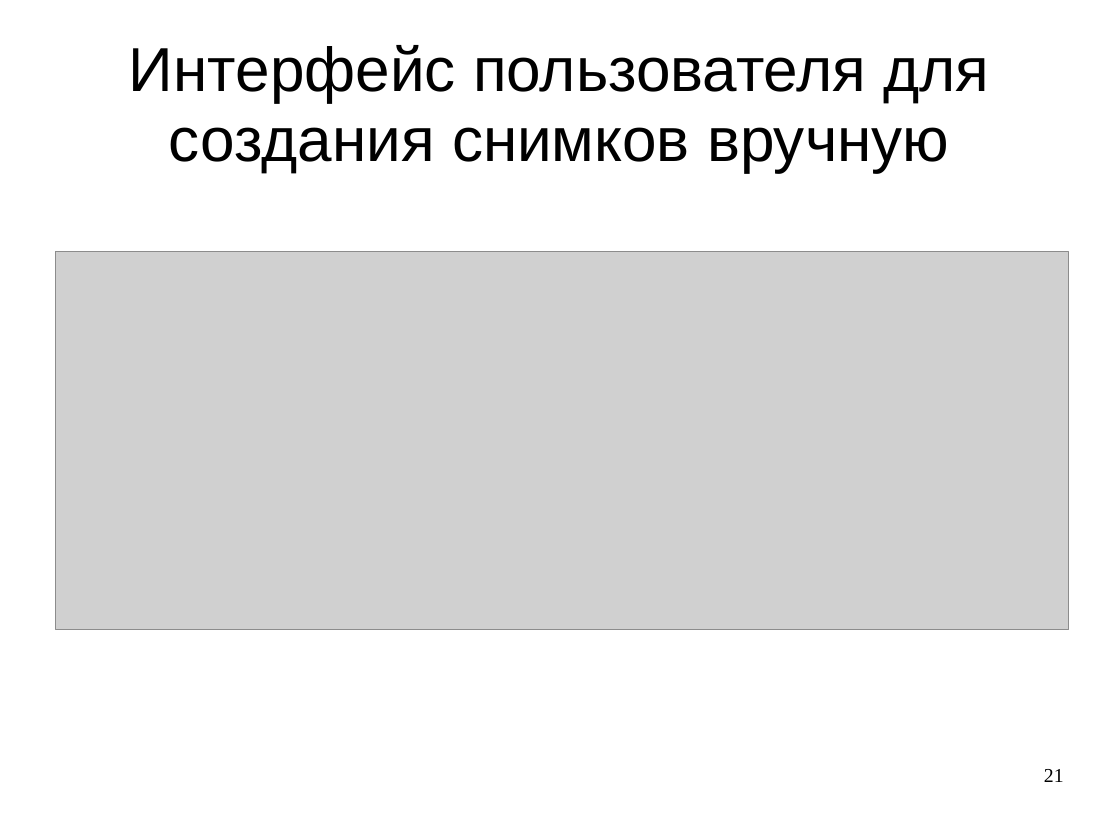
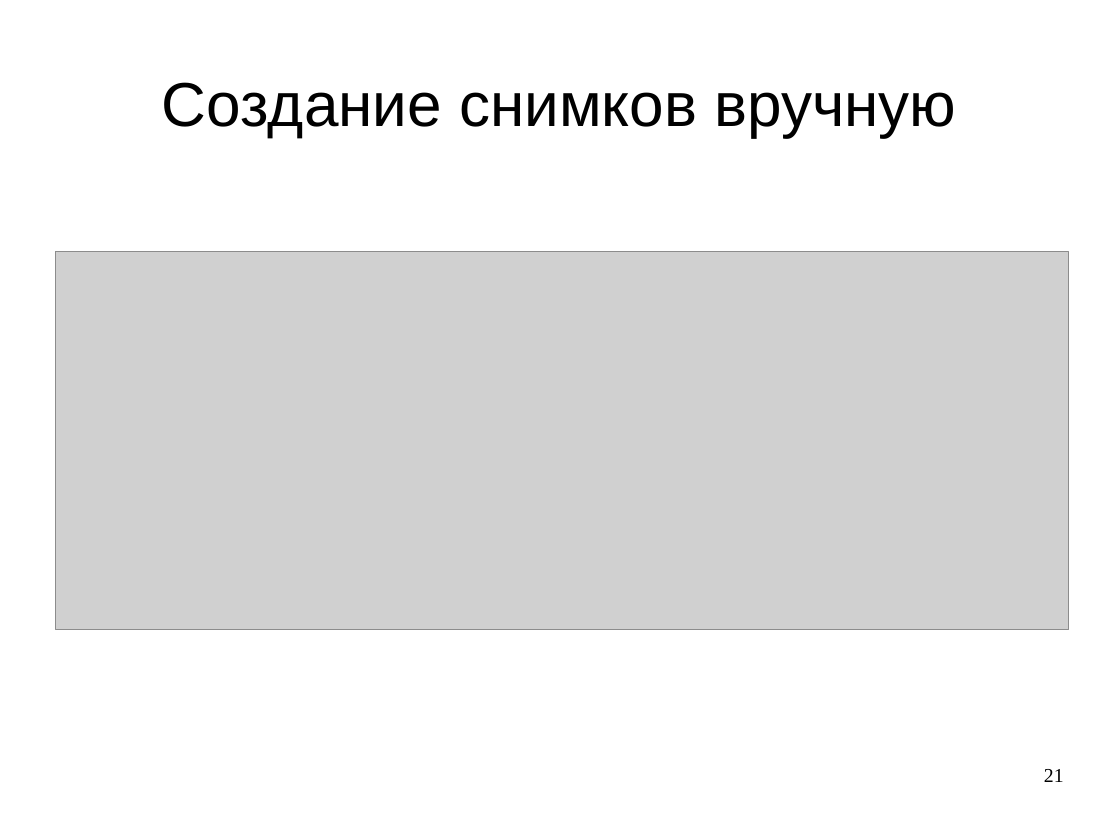
Before and after one commit to LilyTs/Diplom, a slide deck: slide 21 of Цаплина_(Дипломная).ppt. Drawn at 1120x840 pixels with LibreOffice and Linux fonts; fonts in the diff are those of the drawing; grey boxes stand for pictures. Boxes give left, top, right and bottom in pixels: in the first picture for what was removed or moved away, otherwise in the second. Text is boxed around its words. In the diff, an @@ line names an element or a change of style, - is before the commit and + after.

```diff
--- a/Цаплина_(Дипломная).ppt
+++ b/Цаплина_(Дипломная).ppt
@@ title at box(162, 82, 956, 137): text changed @@
-Интерфейс пользователя для создания снимков вручную
+Создание снимков вручную
```
Also in this commit, not shown: 6 other slides changed, 2 slides added, 1 slide removed, 1 other file.
